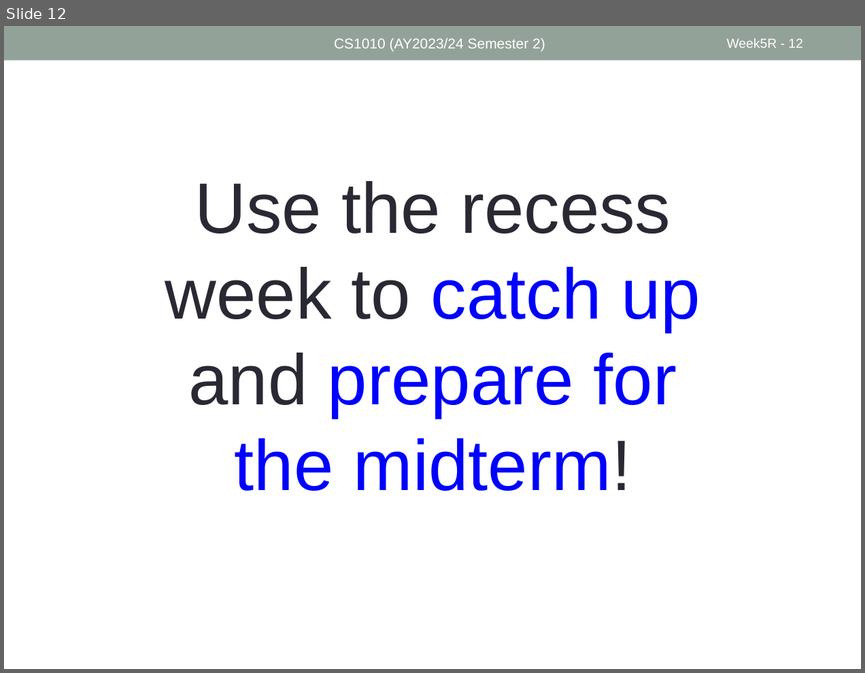
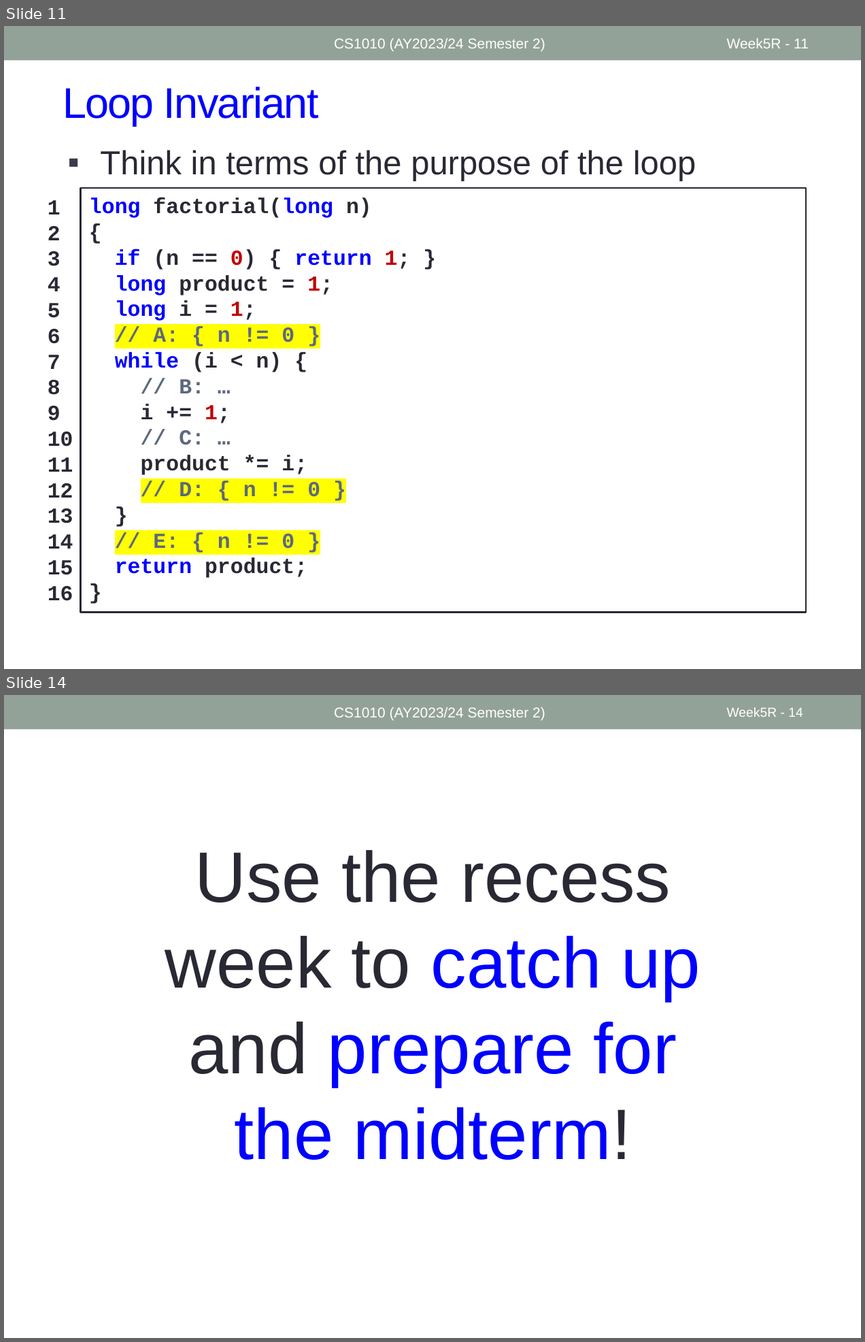
Before and after one commit to nus-cs1010-2425-s2/website, a slide deck: slides/Week5_Recap.pptx. Shown one above the other, each under a label of ours: slide 12 before the commit, slides 11 and 14 after it; the slides between them are not shown. The pictures are 865x673 and 865x1342 pixels, drawn with LibreOffice and Linux fonts; fonts in the diff are those of the drawing. Boxes give left, top, right and bottom in pixels: in the first picture for what was removed or moved away, otherwise in the second. Text is boxed around its words. In the diff, an @@ line names an element or a change of style, - is before the commit and + after.

```diff
--- a/slides/Week5_Recap.pptx
+++ b/slides/Week5_Recap.pptx
@@ slide 11 added at [4,26,861,669], background #FFFFFF; not listed: 1 template element that a slide beside it also shows @@
@@ text added at [334,38,545,51], 12 pt, text #FFFFFF @@
+CS1010 (AY2023/24 Semester 2)
@@ page number added at [727,38,808,48], 12 pt, text #FFFFFF @@
+Week5R - 11
@@ title added at [62,87,319,125], 36 pt, text #0000FF @@
+Loop Invariant
@@ text added at [100,150,696,181], 28 pt, text #292934 @@
+▪ Think in terms of the purpose of the loop
@@ rectangle added at [80,188,806,612], fill #FFFFFF, outline #292934 1.5 pt, 18 pt, text #292934, bold @@
+long factorial(long n)
+{
+if (n == 0) { return 1; }
+long product = 1;
+long i = 1;
+// A: { n != 0 }
+while (i < n) {
+// B: …
+i += 1;
+// C: …
+product *= i;
+// D: { n != 0 }
+}
+// E: { n != 0 }
+return product;
+}
@@ text added at [48,200,73,601], 18 pt, text #292934, bold @@
+1
+2
+3
+4
+5
+6
+7
+8
+9
+10
+11
+12
+13
+14
+15
+16
@@ what was slide 12 is now slide 14 @@
@@ page number at [727,707,802,717]: text changed @@
-Week5R - 12
+Week5R - 14
```
Also in this commit, not shown: 4 slides changed, 1 other slide added, 4 other files.
